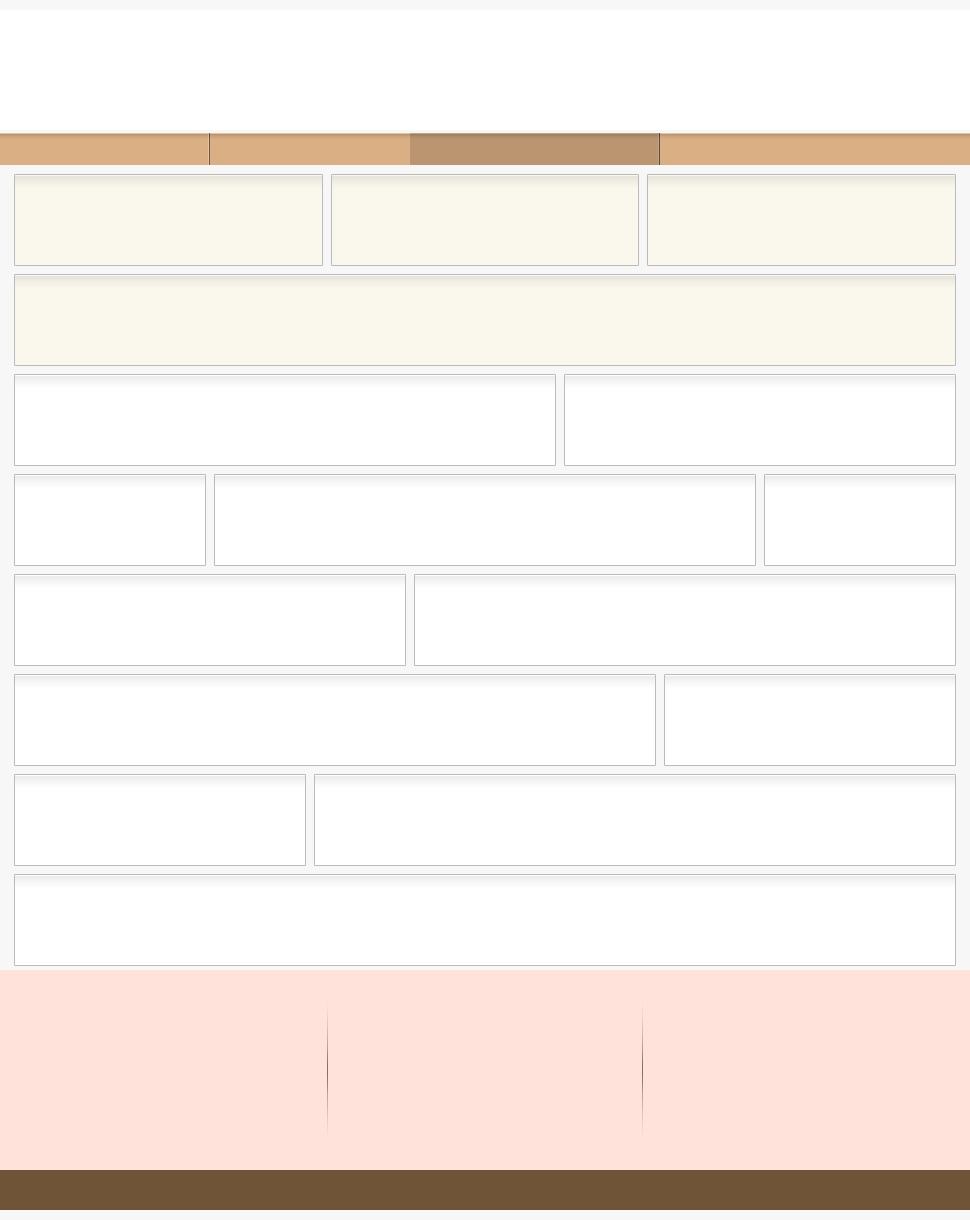
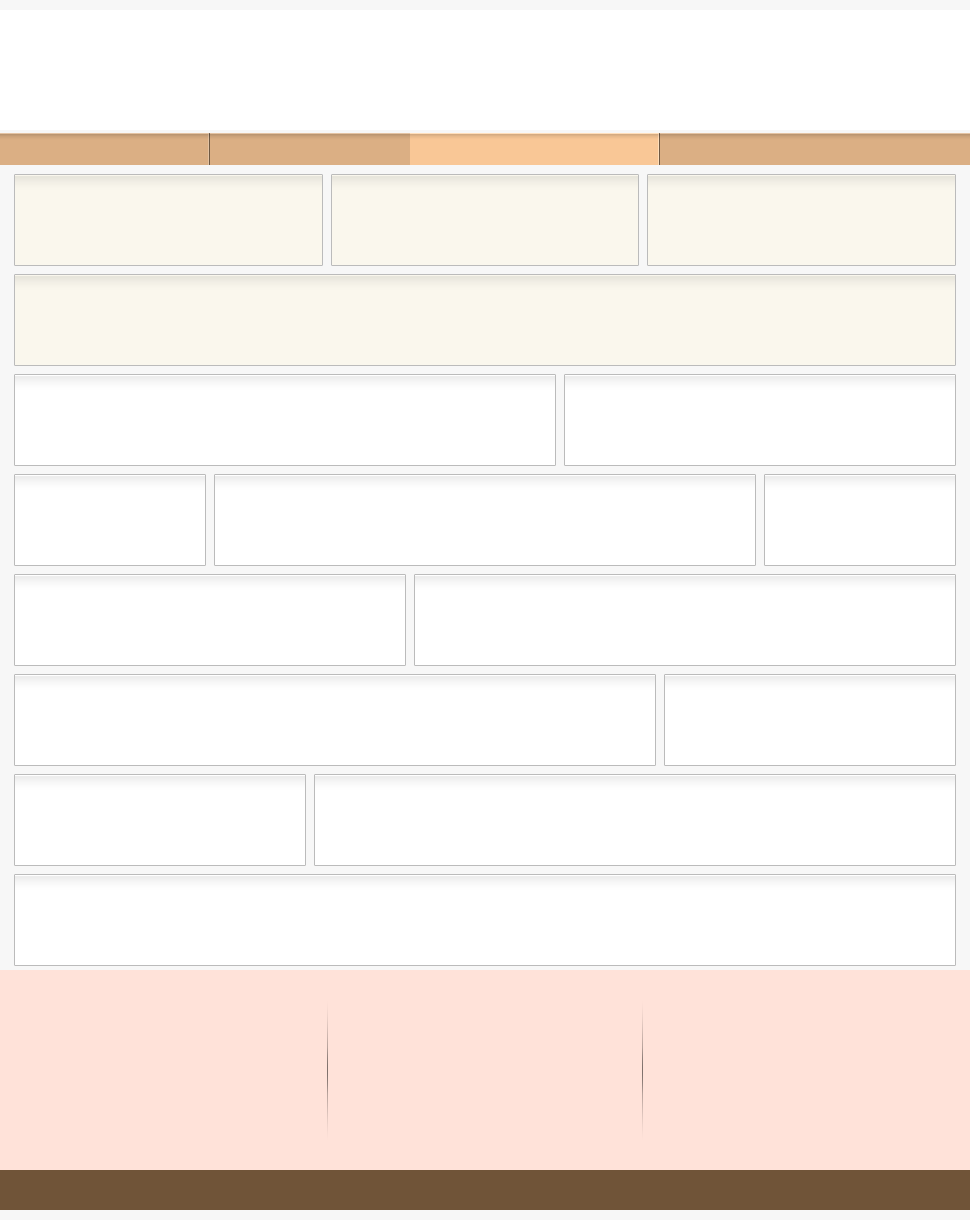
Before/after of a w=970, h=1220 layered artwork. What changed in the layer stack:
"navbar - active": blend multiply → color dodge, painted on it over (410, 133, 660, 165)
